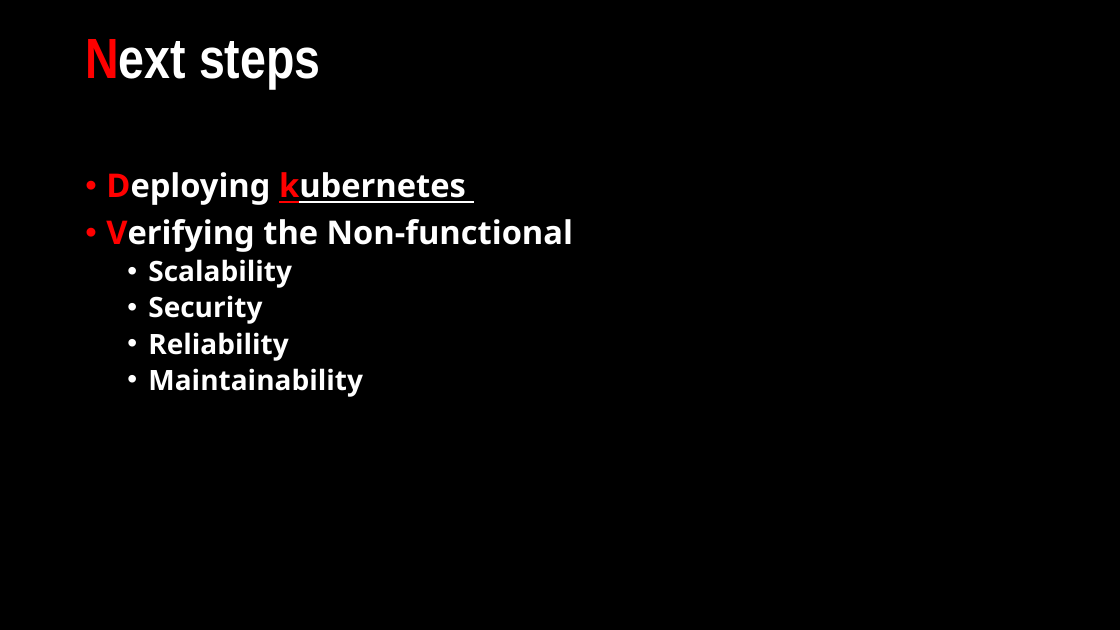
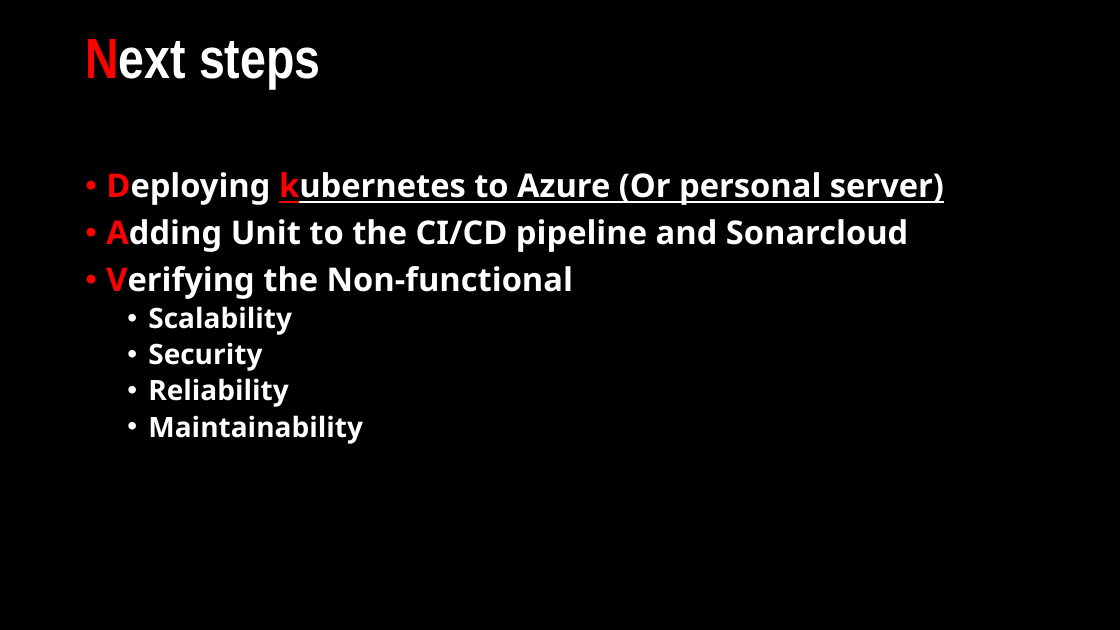
Before and after one commit to Netflix-Clone-MicFlix/Documentation, a slide deck: slide 11 of Sprint presentations/Individual_Project-Sprint3.pptx (slide 10 before the commit). Drawn at 1120x630 pixels with LibreOffice and Linux fonts; fonts in the diff are those of the drawing. Boxes give left, top, right and bottom in pixels: in the first picture for what was removed or moved away, otherwise in the second. Text is boxed around its words. In the diff, an @@ line names an element or a change of style, - is before the commit and + after.

```diff
--- a/Sprint presentations/Individual_Project-Sprint3.pptx
+++ b/Sprint presentations/Individual_Project-Sprint3.pptx
@@ text at [106,172,944,252]: text changed @@
-• Deploying kubernetes
+• Deploying kubernetes to Azure (Or personal server)
+• Adding Unit to the CI/CD pipeline and Sonarcloud
```
Also in this commit, not shown: 4 other slides changed, 1 slide added.
